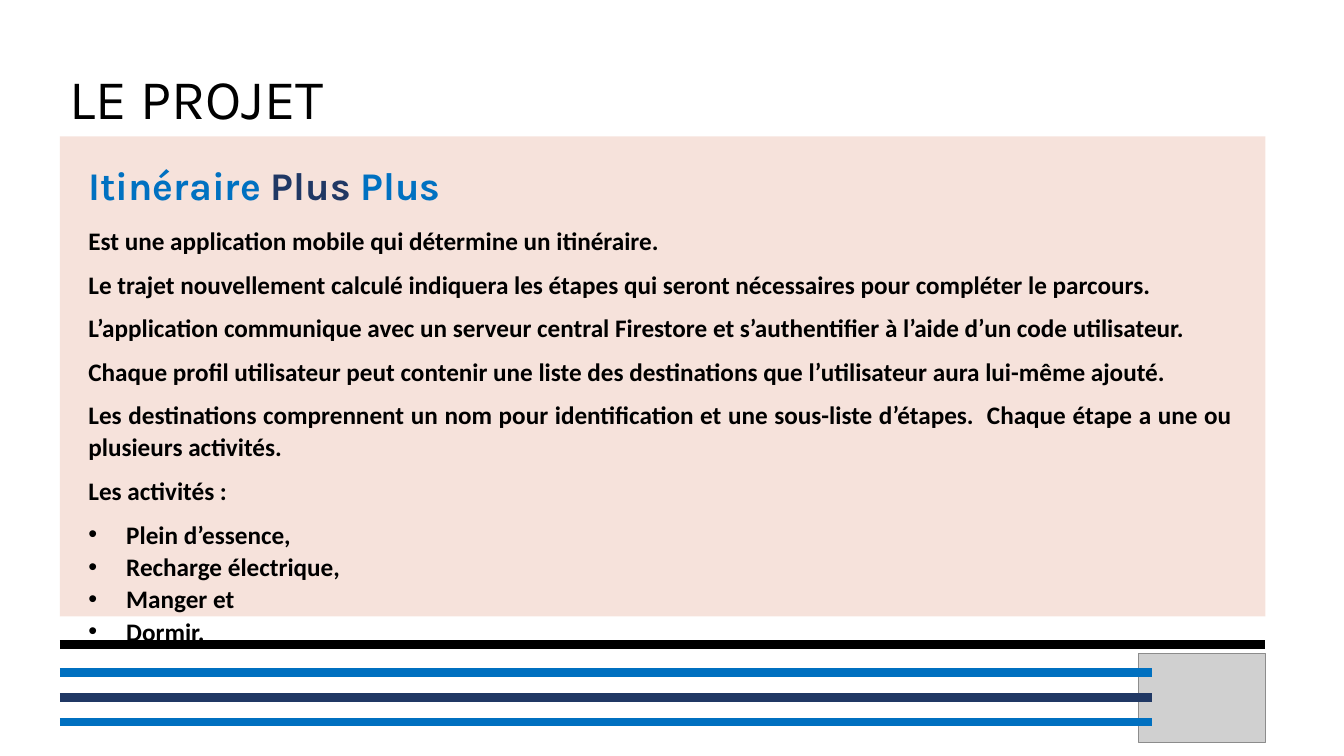
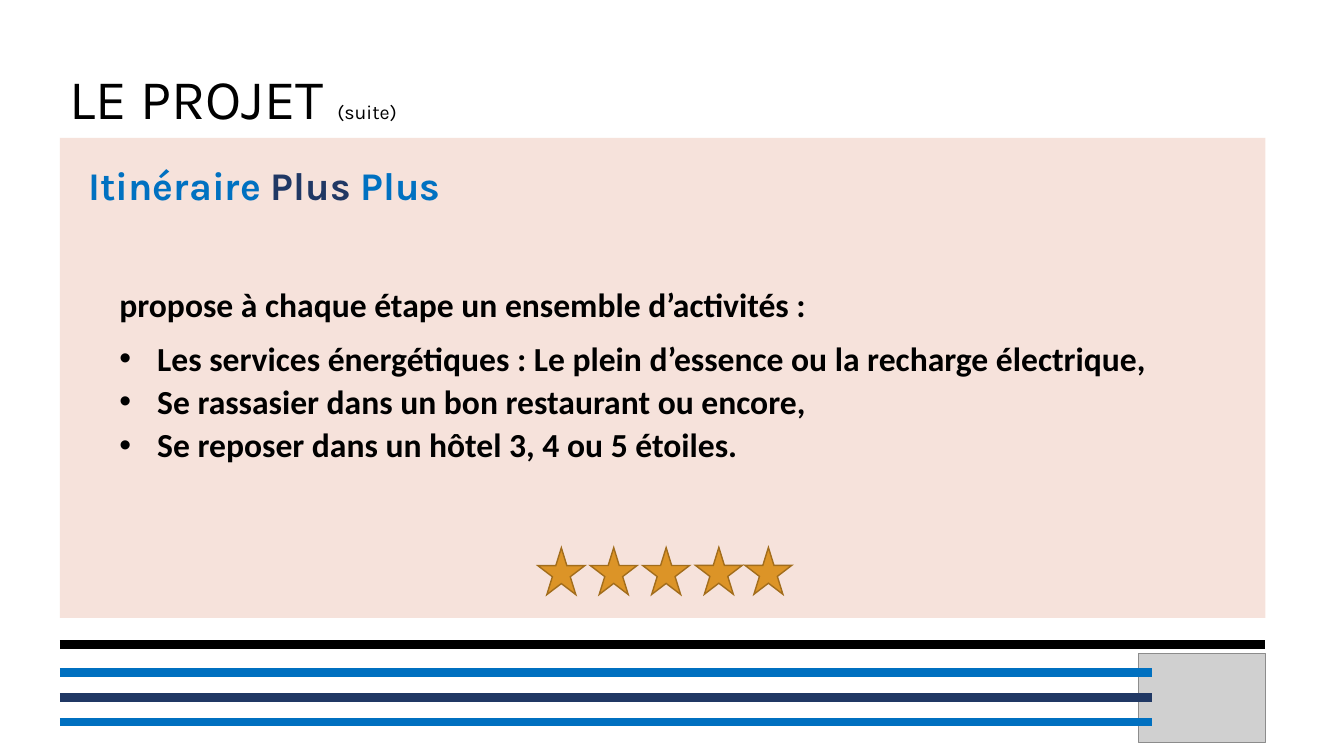
Before and after one commit to MrRalkin/projet, a slide deck: slide 4 of Docs/Présentation/IPP-Show.pptx (slide 3 before the commit). Drawn at 1344x756 pixels with LibreOffice and Linux fonts; fonts in the diff are those of the drawing; grey boxes stand for pictures; background and template pictures are left out. Boxes give left, top, right and bottom in pixels: in the first picture for what was removed or moved away, otherwise in the second. Text is boxed around its words. In the diff, an @@ line names an element or a change of style, - is before the commit and + after.

```diff
--- a/Docs/Présentation/IPP-Show.pptx
+++ b/Docs/Présentation/IPP-Show.pptx
@@ text at bbox=[70, 83, 396, 121]: text changed @@
-LE PROJET
+LE PROJET (suite)
@@ text at bbox=[119, 292, 1145, 463]: text changed; size 18 to 24 pt @@
-Est une application mobile qui détermine un itinéraire.
-Le trajet nouvellement calculé indiquera les étapes qui seront nécessaires pour compléter le parcours.
-L’application communique avec un serveur central Firestore et s’authentifier à l’aide d’un code utilisateur.
-Chaque profil utilisateur peut contenir une liste des destinations que l’utilisateur aura lui-même ajouté.
-Les destinations comprennent un nom pour identification et une sous-liste d’étapes. Chaque étape a une ou plusieurs activités.
-Les activités :
-• Plein d’essence,
-• Recharge électrique,
-• Manger et
-• Dormir.
+propose à chaque étape un ensemble d’activités :
+• Les services énergétiques : Le plein d’essence ou la recharge électrique,
+• Se rassasier dans un bon restaurant ou encore,
+• Se reposer dans un hôtel 3, 4 ou 5 étoiles.
@@ star added at bbox=[538, 547, 586, 595], fill #DC9427, outline #A36D1D 1 pt @@
@@ star added at bbox=[591, 547, 638, 595], fill #DC9427, outline #A36D1D 1 pt @@
@@ star added at bbox=[643, 547, 691, 595], fill #DC9427, outline #A36D1D 1 pt @@
@@ star added at bbox=[696, 547, 743, 595], fill #DC9427, outline #A36D1D 1 pt @@
@@ star added at bbox=[745, 547, 792, 595], fill #DC9427, outline #A36D1D 1 pt @@
```
Also in this commit, not shown: 4 other slides changed, 1 other file.
